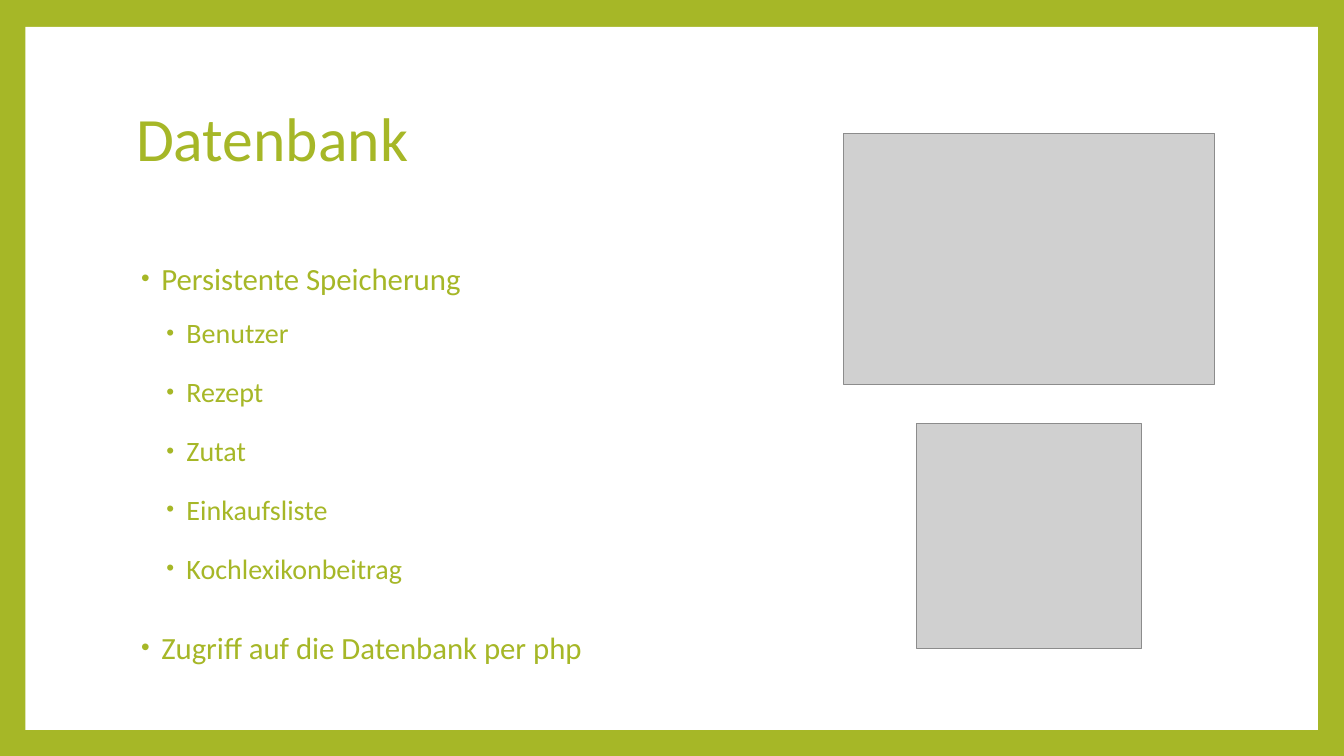
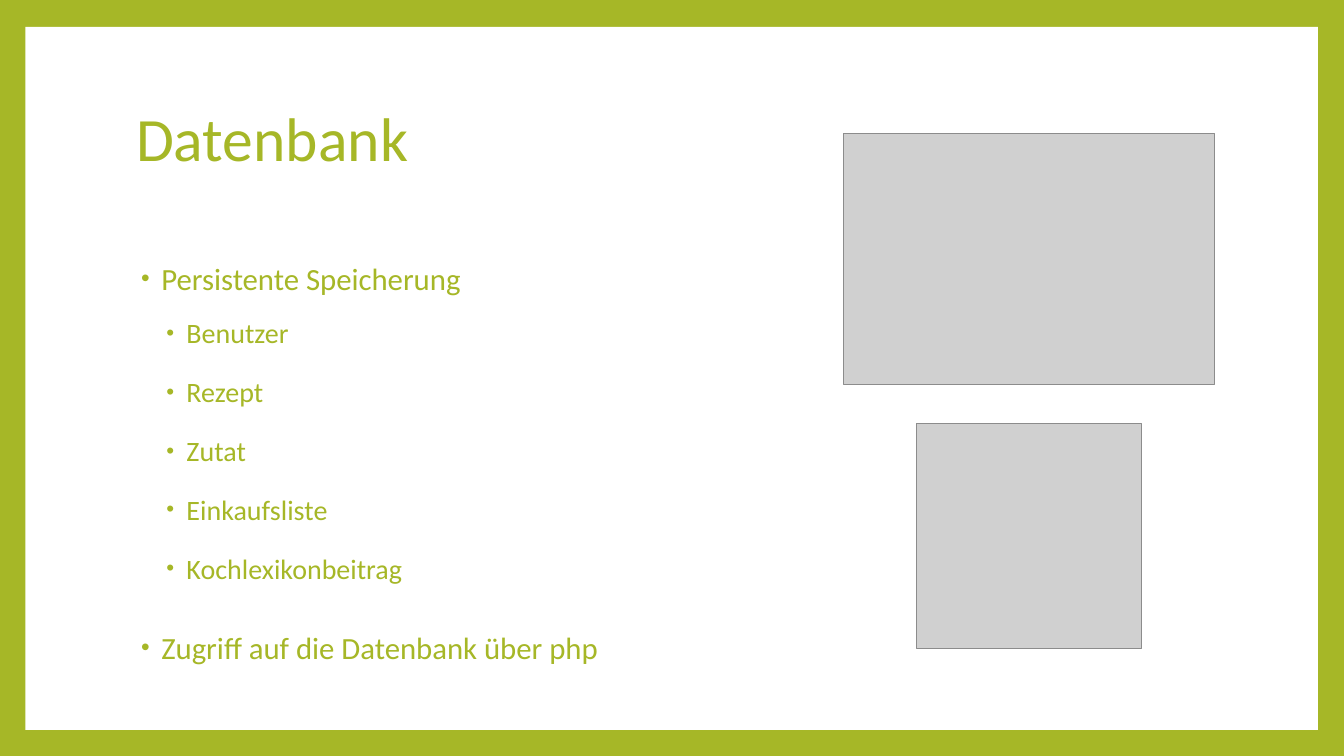
Before and after one commit to SalihColak/Cooking-Consultant, a slide deck: slide 6 of docs/Praesentation_Prototyp/prototyp.pptx. Drawn at 1344x756 pixels with LibreOffice and Linux fonts; fonts in the diff are those of the drawing; grey boxes stand for pictures. Boxes give left, top, right and bottom in pixels: in the first picture for what was removed or moved away, otherwise in the second. Text is boxed around its words. In the diff, an @@ line names an element or a change of style, - is before the commit and + after.

```diff
--- a/docs/Praesentation_Prototyp/prototyp.pptx
+++ b/docs/Praesentation_Prototyp/prototyp.pptx
@@ text at (x1=161, y1=637, x2=597, y2=665): text changed @@
-• Zugriff auf die Datenbank per php
+• Zugriff auf die Datenbank über php
```
Also in this commit, not shown: 2 other slides changed.
